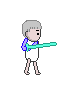
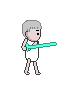
Layered file, before and after one edit (64px x 96px). Changes by layer:
added layer "그룹 3 복사" in group "그룹 2" over 21, 38, 38, 51
moved "레이어 68" into group "그룹 3" over 27, 41, 38, 51
moved "레이어 65 복사" into group "그룹 3" over 21, 38, 28, 51
